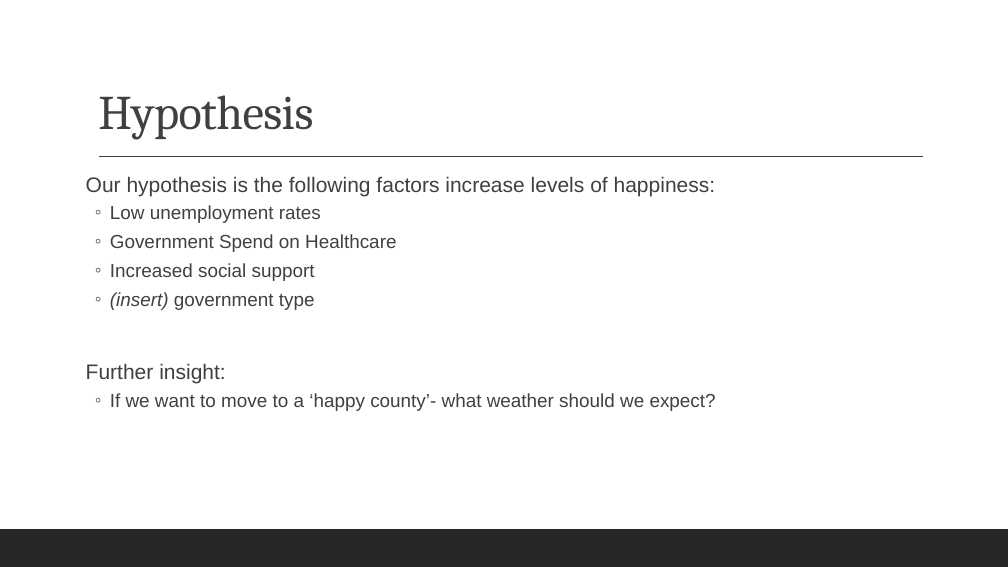
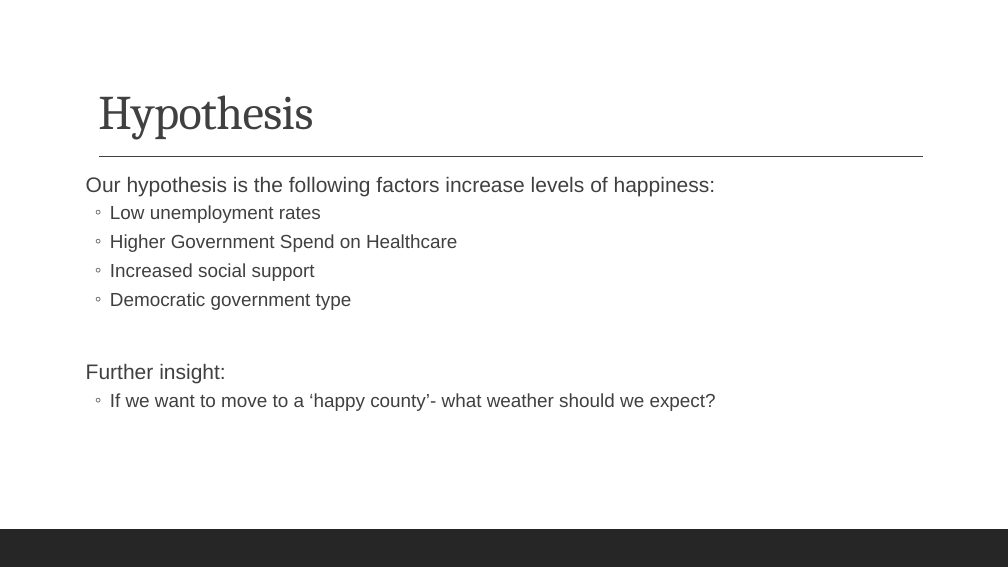
Before and after one commit to reginesgit/Factors-Contributing-to-a-Countrys-Happiness, a slide deck: slide 4 of Anaconda_Results_Presentation.pptx. Drawn at 1008x567 pixels with LibreOffice and Linux fonts; fonts in the diff are those of the drawing. Boxes give left, top, right and bottom in pixels: in the first picture for what was removed or moved away, otherwise in the second. Text is boxed around its words. In the diff, an @@ line names an element or a change of style, - is before the commit and + after.

Commit message:
adding info in health

```diff
--- a/Anaconda_Results_Presentation.pptx
+++ b/Anaconda_Results_Presentation.pptx
@@ text at box(110, 234, 457, 252): text changed @@
-  ◦ Government Spend on Healthcare
+  ◦ Higher Government Spend on Healthcare
@@ text at box(110, 292, 352, 310): text changed @@
-  ◦ (insert) government type
+  ◦ Democratic government type
```
Also in this commit, not shown: 6 other slides changed, 2 slides added, 1 slide removed, 4 other files.
